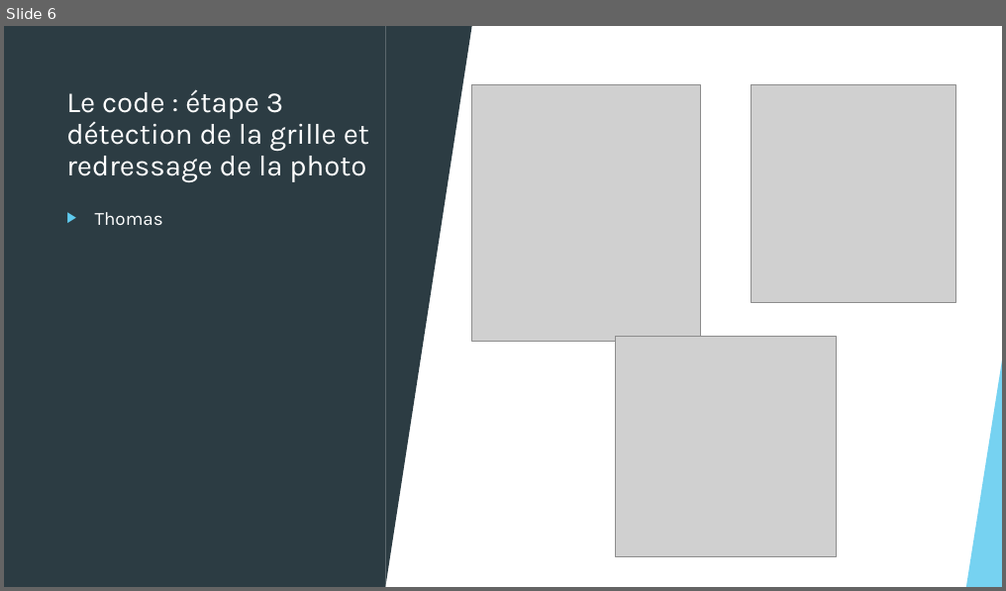
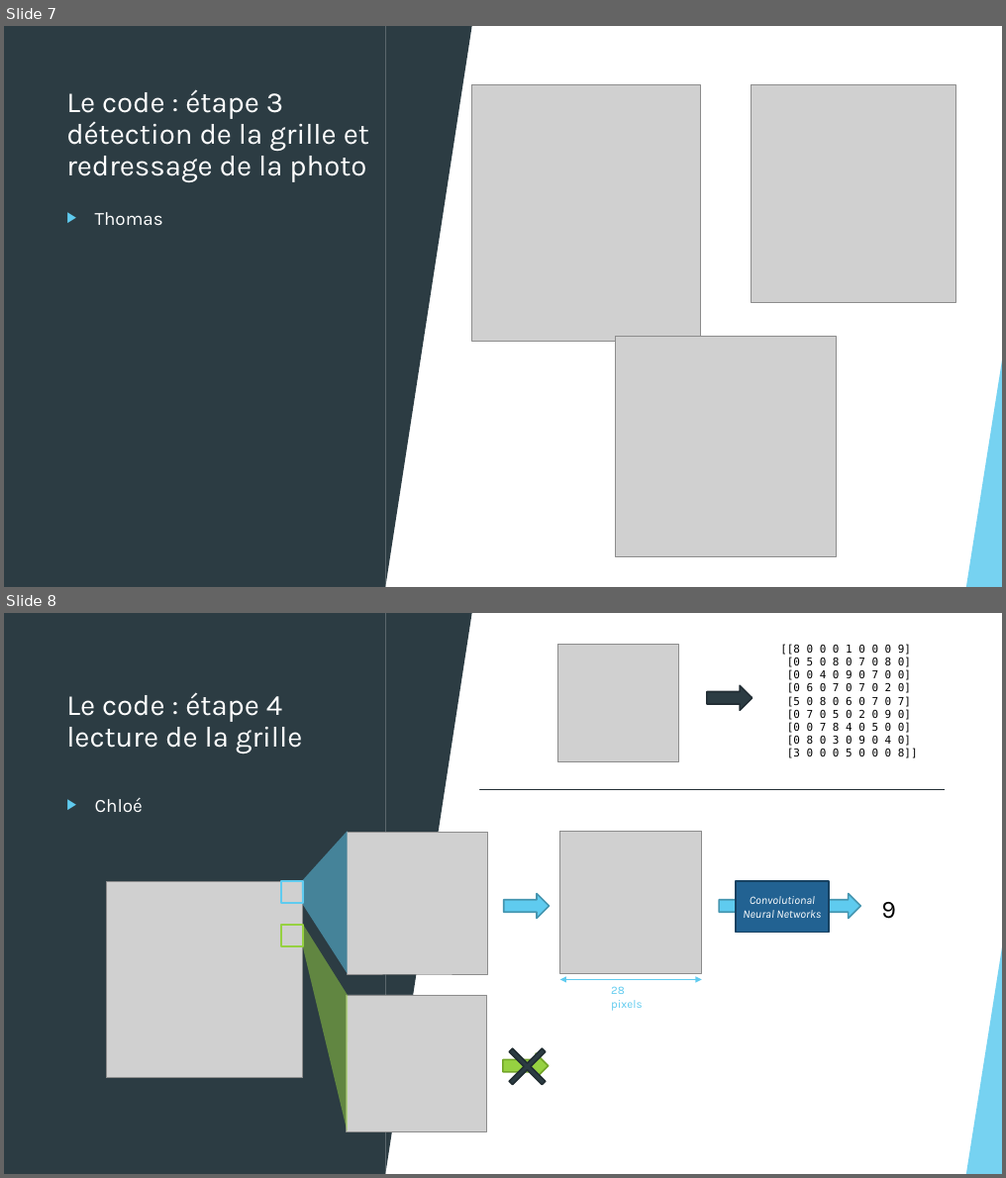
Before and after one commit to chloemuller/sudoku, a slide deck: slide_présentation.pptx. Shown one above the other, each under a label of ours: slide 6 before the commit, slides 7 and 8 after it. The pictures are 1006x591 and 1006x1178 pixels, drawn with LibreOffice and Linux fonts; fonts in the diff are those of the drawing; grey boxes stand for pictures. Boxes give left, top, right and bottom in pixels: in the first picture for what was removed or moved away, otherwise in the second. Text is boxed around its words. In the diff, an @@ line names an element or a change of style, - is before the commit and + after.

```diff
--- a/slide_présentation.pptx
+++ b/slide_présentation.pptx
@@ slide 8 added at [4,613,1002,1174], background #FFFFFF; not listed: 10 template elements that a slide beside it also shows @@
@@ rectangle added at [4,613,1002,1174], fill #FFFFFF @@
@@ rectangle added at [4,613,386,1174], fill #2C3C43 @@
@@ triangle added at [386,613,472,1174], fill #2C3C43 @@
@@ picture added at [558,644,679,761] @@
@@ text added at [780,644,918,759], 10.5 pt, text #000000 @@
+[[8 0 0 0 1 0 0 0 9]
+[0 5 0 8 0 7 0 8 0]
+[0 0 4 0 9 0 7 0 0]
+[0 6 0 7 0 7 0 2 0]
+[5 0 8 0 6 0 7 0 7]
+[0 7 0 5 0 2 0 9 0]
+[0 0 7 8 4 0 5 0 0]
+[0 8 0 3 0 9 0 4 0]
+[3 0 0 0 5 0 0 0 8]]
@@ title added at [66,692,302,754], 28 pt, text #FFFFFF @@
+Le code : étape 4
+lecture de la grille
@@ right arrow added at [707,685,752,710], fill #2C3C43, outline #222D34 1.5 pt @@
@@ line added from (480, 789) to (944, 789), #222D34 1 pt @@
@@ text added at [95,797,143,812], 18 pt, text #FFFFFF @@
+▶ Chloé
@@ group added at [107,831,896,1133]: 5 pictures, 3 rectangles, 3 right arrows, 2 freeform shapes, 2 texts, 1 double arrow, 1 plus @@
+28 pixels
+9
+Convolutional Neural Networks
@@ triangle added at [966,942,1002,1174], fill #5FCBEF at 85% opacity @@
@@ what was slide 6 is now slide 7 @@
```
Also in this commit, not shown: 1 slide changed, 1 other slide added, 1 slide removed.
